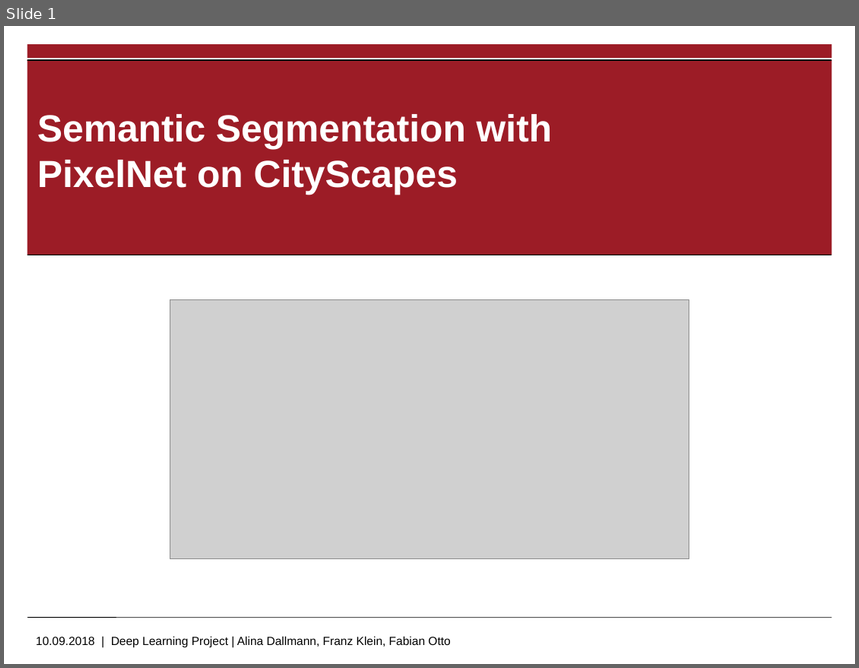
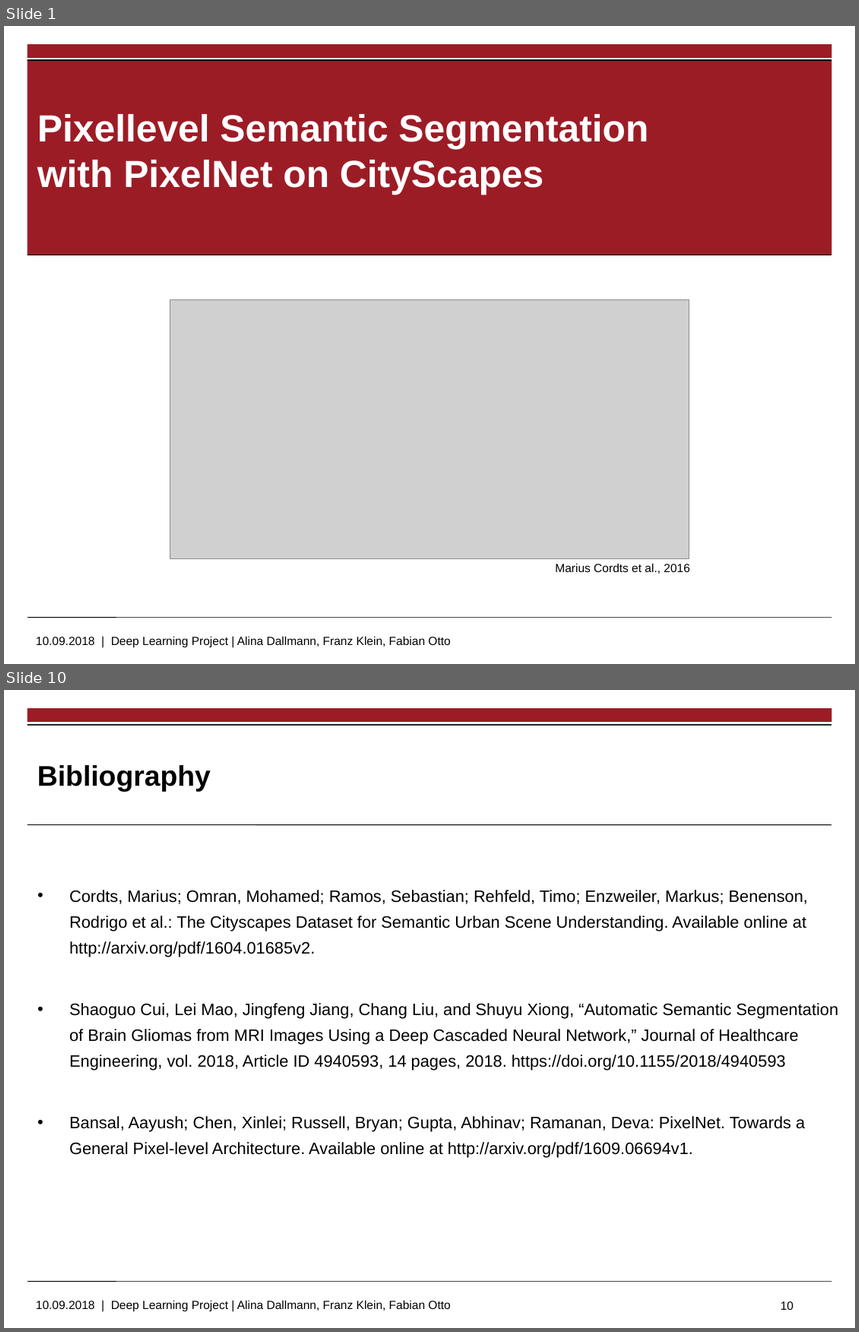
Before and after one commit to ottofabian/DeepLearning_Project, a slide deck: Project Presentation.pptx. Shown one above the other, each under a label of ours: slide 1 before the commit, slides 1 and 10 after it; the slides between them are not shown. The pictures are 859x668 and 859x1332 pixels, drawn with LibreOffice and Linux fonts; fonts in the diff are those of the drawing; grey boxes stand for pictures; background and template pictures are left out. Boxes give left, top, right and bottom in pixels: in the first picture for what was removed or moved away, otherwise in the second. Text is boxed around its words. In the diff, an @@ line names an element or a change of style, - is before the commit and + after.

```diff
--- a/Project Presentation.pptx
+++ b/Project Presentation.pptx
@@ slide 10 added at [4, 690, 855, 1328], background #FFFFFF; not listed: 3 template elements that a slide beside it also shows @@
@@ rectangle added at [27, 724, 832, 726], fill #000000 @@
@@ title added at [37, 765, 211, 791], 24 pt, text #000000, bold @@
+Bibliography
@@ line added from (27, 825) to (832, 825), #000000 0.6 pt @@
@@ text added at [69, 890, 839, 1158], 14 pt, text #000000 @@
+• Cordts, Marius; Omran, Mohamed; Ramos, Sebastian; Rehfeld, Timo; Enzweiler, Markus; Benenson, Rodrigo et al.: The Cityscapes Dataset for Semantic Urban Scene Understanding. Available online at http://arxiv.org/pdf/1604.01685v2.
+• Shaoguo Cui, Lei Mao, Jingfeng Jiang, Chang Liu, and Shuyu Xiong, “Automatic Semantic Segmentation of Brain Gliomas from MRI Images Using a Deep Cascaded Neural Network,” Journal of Healthcare Engineering, vol. 2018, Article ID 4940593, 14 pages, 2018. https://doi.org/10.1155/2018/4940593
+• Bansal, Aayush; Chen, Xinlei; Russell, Bryan; Gupta, Abhinav; Ramanan, Deva: PixelNet. Towards a General Pixel-level Architecture. Available online at http://arxiv.org/pdf/1609.06694v1.
@@ page number added at [781, 1302, 794, 1310], 10 pt, text #000000 @@
+10
@@ slide 1 changed as well @@
@@ title at [37, 114, 648, 195]: text changed @@
-Semantic Segmentation with PixelNet on CityScapes
+Pixellevel Semantic Segmentation with PixelNet on CityScapes
@@ text added at [555, 563, 690, 574], 10 pt, text #000000 @@
+Marius Cordts et al., 2016
```
Also in this commit, not shown: 2 other slides changed, 6 other slides added, 7 slides removed, 1 other file.
